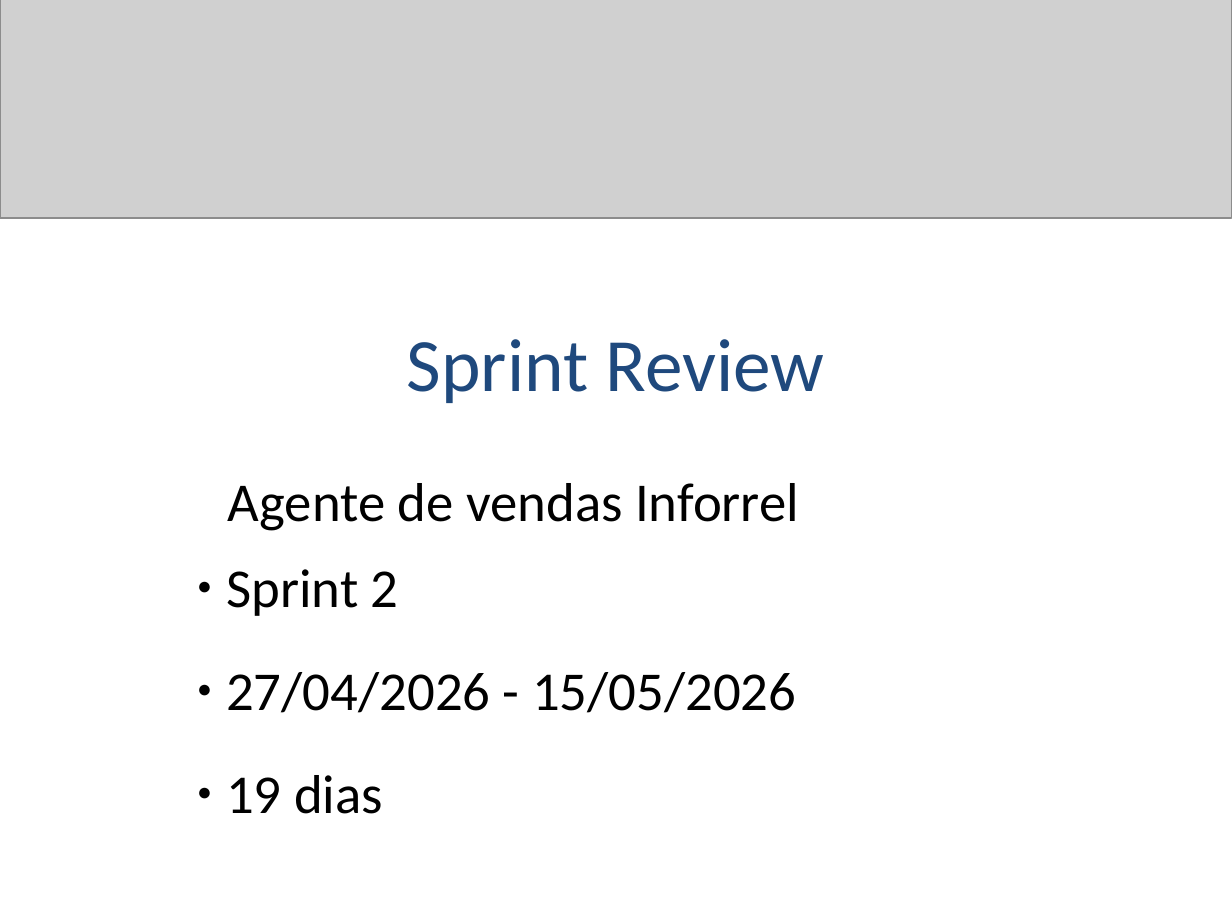
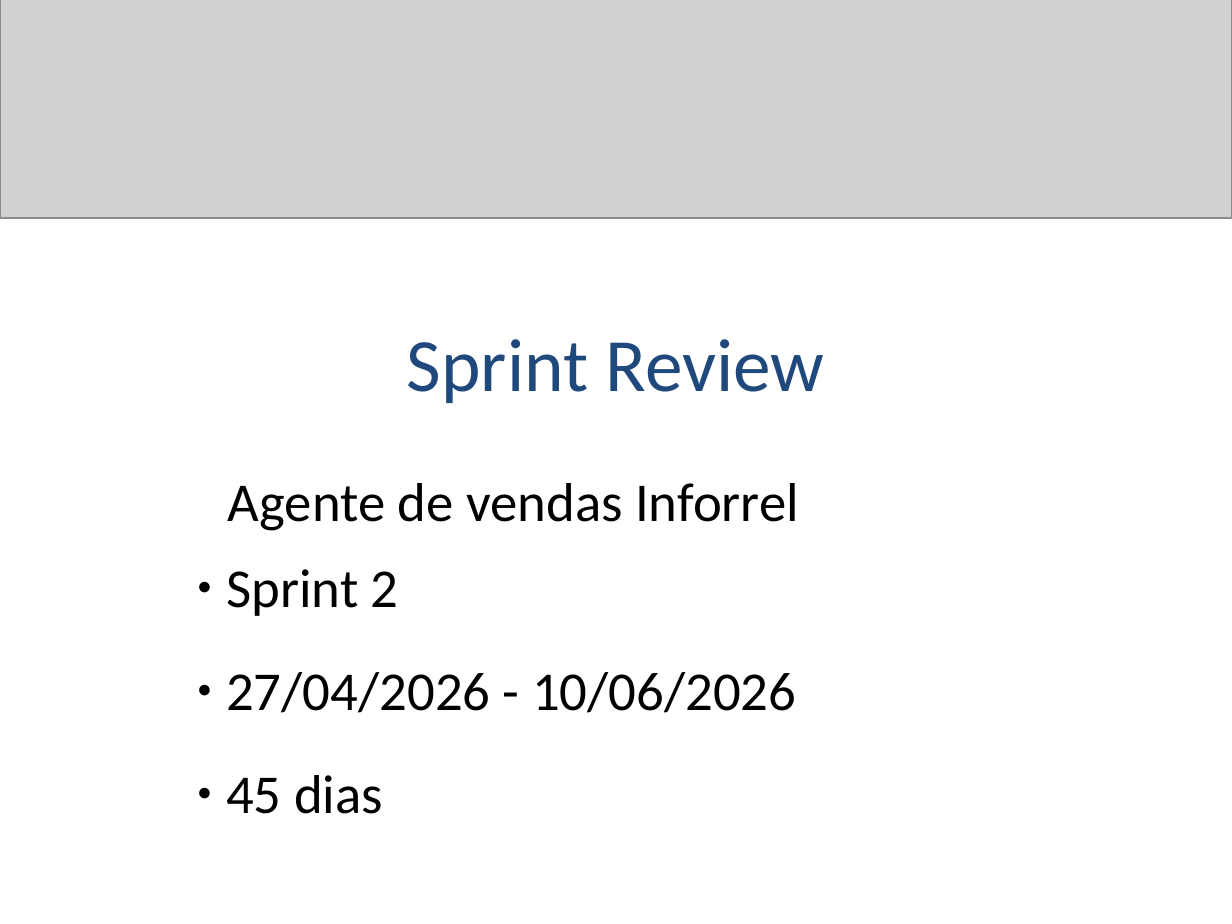
Before and after one commit to BetoFigu66/AgenteAssistenteDeVendas, a slide deck: slide 1 of artefatos/gerente_de_projetos/reports/sprint_02_20260510_Interno.pptx. Drawn at 1232x924 pixels with LibreOffice and Linux fonts; fonts in the diff are those of the drawing; grey boxes stand for pictures. Boxes give left, top, right and bottom in pixels: in the first picture for what was removed or moved away, otherwise in the second. Text is boxed around its words. In the diff, an @@ line names an element or a change of style, - is before the commit and + after.

Commit message:
criação de novas issues no board e atualização do relatório sprint 02

```diff
--- a/artefatos/gerente_de_projetos/reports/sprint_02_20260510_Interno.pptx
+++ b/artefatos/gerente_de_projetos/reports/sprint_02_20260510_Interno.pptx
@@ subtitle at [226, 672, 796, 814]: text changed @@
-● 27/04/2026 - 15/05/2026
-● 19 dias
+● 27/04/2026 - 10/06/2026
+● 45 dias
```
Also in this commit, not shown: 6 other slides changed, 9 slides added, 15 other files.
